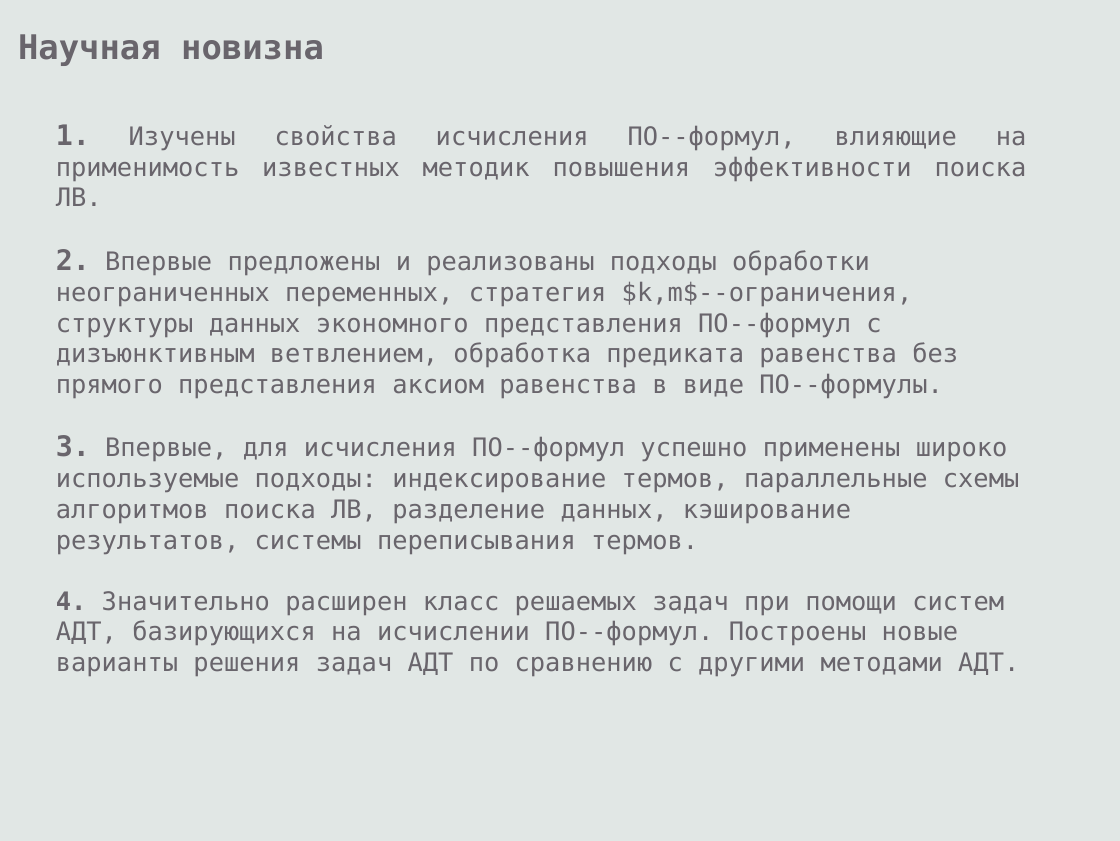
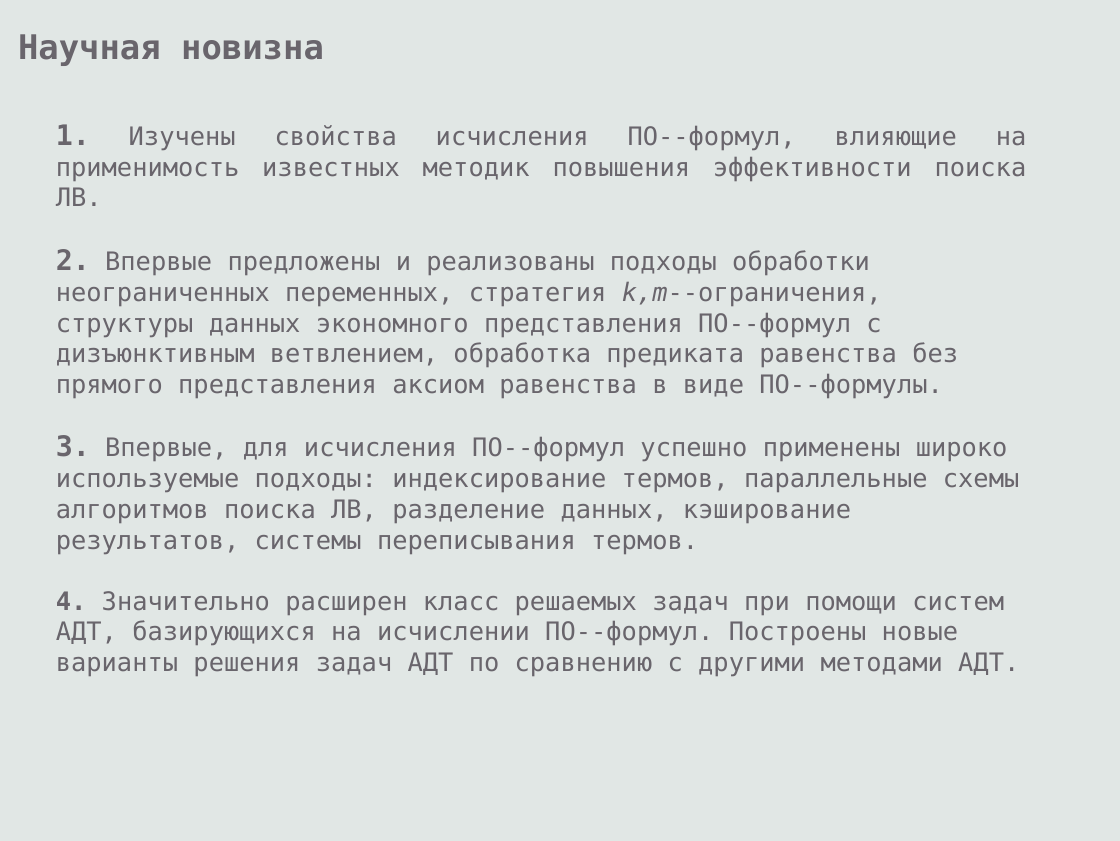
Before and after one commit to eugeneai/prisnif, a slide deck: slide 9 of brick/pres/pacman.odp (slide 11 before the commit). Drawn at 1120x841 pixels with LibreOffice and Linux fonts; fonts in the diff are those of the drawing. Boxes give left, top, right and bottom in pixels: in the first picture for what was removed or moved away, otherwise in the second. Text is boxed around its words. In the diff, an @@ line names an element or a change of style, - is before the commit and + after.

```diff
--- a/brick/pres/pacman.odp
+++ b/brick/pres/pacman.odp
@@ text at bbox=[56, 249, 958, 398]: text changed @@
-2. Впервые предложены и реализованы подходы обработки неограниченных переменных, стратегия $k,m$--ограничения, структуры данных экономного представления ПО--формул с дизъюнктивным ветвлением, обработка предиката равенства без прямого представления аксиом равенства в виде ПО--формулы.
+2. Впервые предложены и реализованы подходы обработки неограниченных переменных, стратегия k,m--ограничения, структуры данных экономного представления ПО--формул с дизъюнктивным ветвлением, обработка предиката равенства без прямого представления аксиом равенства в виде ПО--формулы.
```
Also in this commit, not shown: 29 other slides changed, 1 slide added, 3 slides removed.
